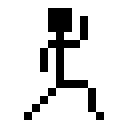
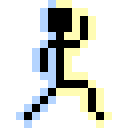
Comparing the layer stacks of the two 128 × 128 images. Changes:
renamed "Layer 13" to "Layer 16", painted on it over <box>16,0,112,128</box>
